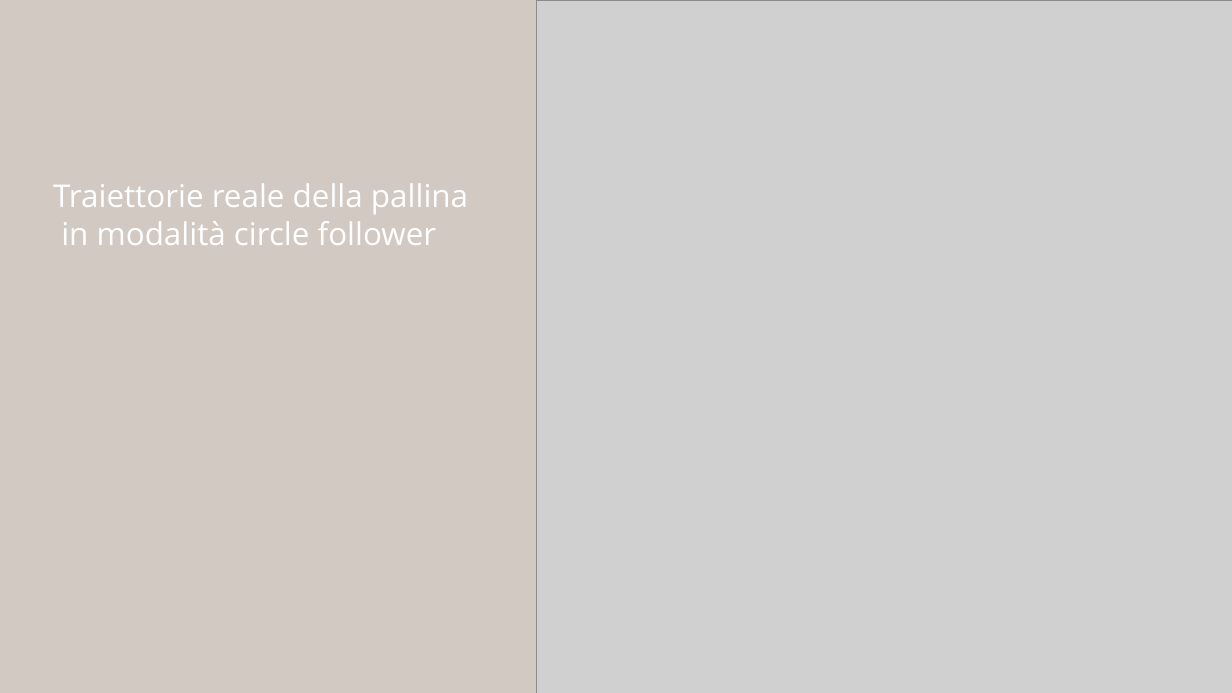
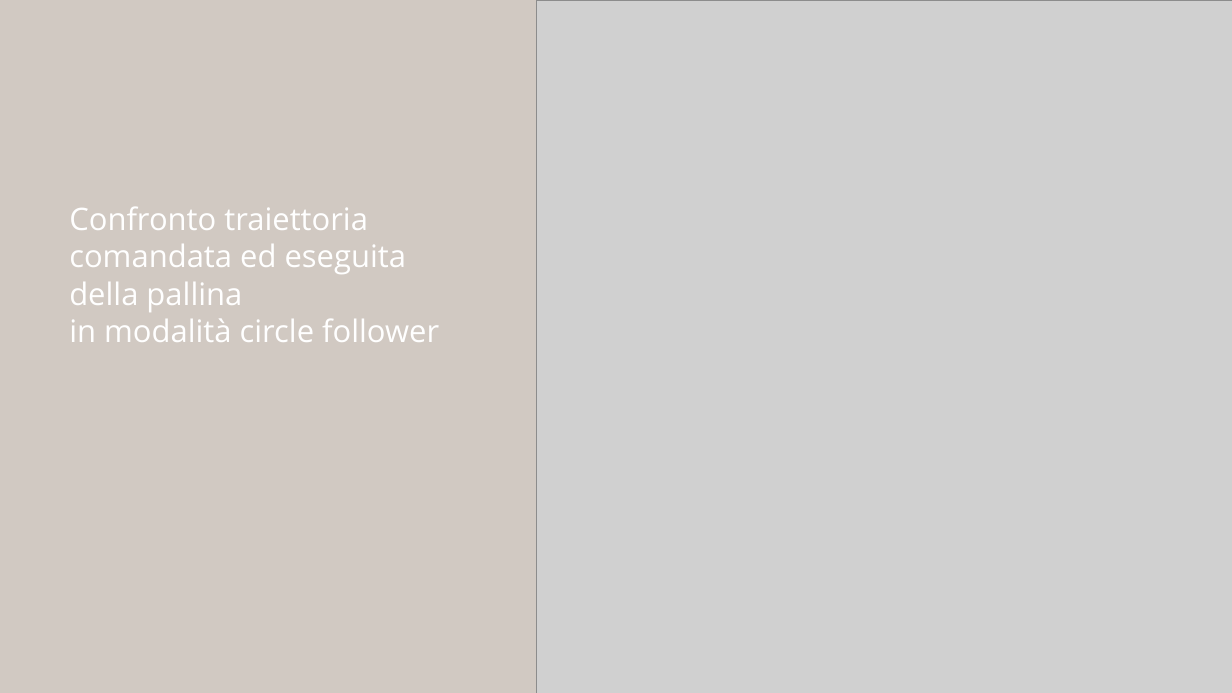
Before and after one commit to emanuelerota8/BallBalancer, a slide deck: slide 24 of Ball balancing project.pptx. Drawn at 1232x693 pixels with LibreOffice and Linux fonts; fonts in the diff are those of the drawing; grey boxes stand for pictures. Boxes give left, top, right and bottom in pixels: in the first picture for what was removed or moved away, otherwise in the second. Text is boxed around its words. In the diff, an @@ line names an element or a change of style, - is before the commit and + after.

Commit message:
Fix error presentation

```diff
--- a/Ball balancing project.pptx
+++ b/Ball balancing project.pptx
@@ text at bbox=[69, 207, 406, 312]: text changed; size 36.8 to 36.2 pt @@
-Traiettorie reale della pallina
+Confronto traiettoria comandata ed eseguita della pallina
@@ text "Confronto traiettoria comandata ed eseguita ...": place and size @@
-text "Confronto traiettoria comandata ed eseguita ..." at bbox=[53, 183, 468, 245]
+text "Confronto traiettoria comandata ed eseguita ..." at bbox=[69, 207, 439, 342]
@@ text at bbox=[69, 318, 439, 342]: size 36.8 to 36.2 pt in "in modalità circle follower"; line spacing 44.1pt to 43.5pt @@
```
